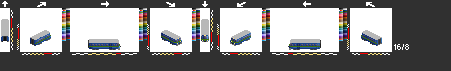
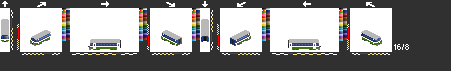
Two versions of the same layered image (451x71). Layer-by-layer changes:
added layer "y8vltj2" above "y8vltj1" over (1, 30, 382, 50)
added layer "y8" above "y5light" over (1, 30, 382, 50)
hid "y4light" over (177, 35, 235, 44)
hid "y4lj1", painted on it over (1, 30, 382, 50)
hid "y4" over (1, 30, 382, 50)
